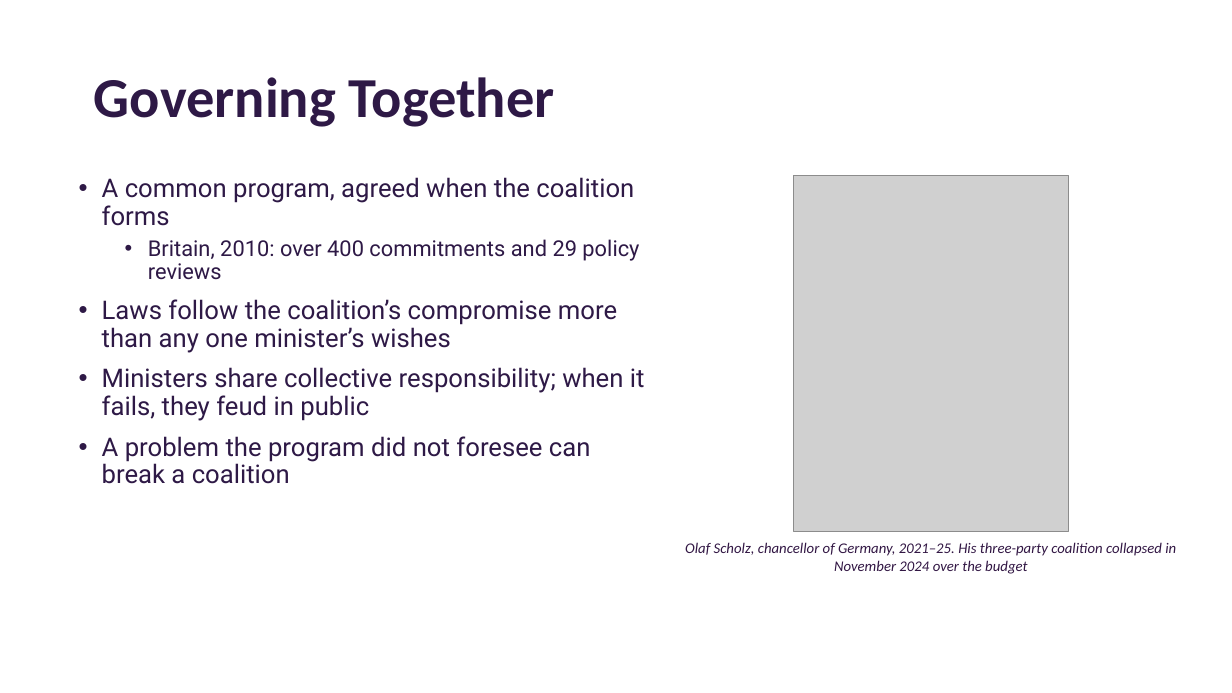
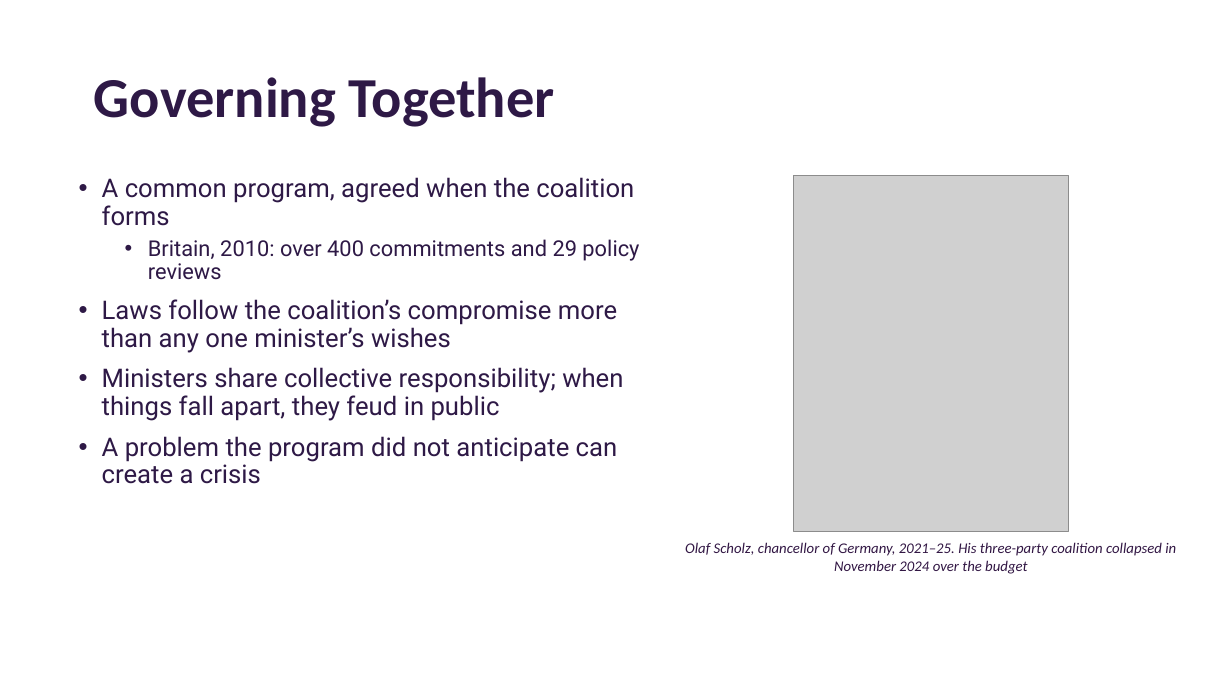
Before and after one commit to Will-Horne/will-horne.github.io, a slide deck: slide 18 of posc-3710/2026-10-28-how-governments-form.pptx. Drawn at 1232x693 pixels with LibreOffice and Linux fonts; fonts in the diff are those of the drawing; grey boxes stand for pictures; background and template pictures are left out. Boxes give left, top, right and bottom in pixels: in the first picture for what was removed or moved away, otherwise in the second. Text is boxed around its words. In the diff, an @@ line names an element or a change of style, - is before the commit and + after.

```diff
--- a/posc-3710/2026-10-28-how-governments-form.pptx
+++ b/posc-3710/2026-10-28-how-governments-form.pptx
@@ text at [102,367,623,484]: text changed @@
-• Ministers share collective responsibility; when it fails, they feud in public
-• A problem the program did not foresee can break a coalition
+• Ministers share collective responsibility; when things fall apart, they feud in public
+• A problem the program did not anticipate can create a crisis
```
Also in this commit, not shown: 5 other slides changed, 3 slides added, 2 slides removed, 4 other files.
